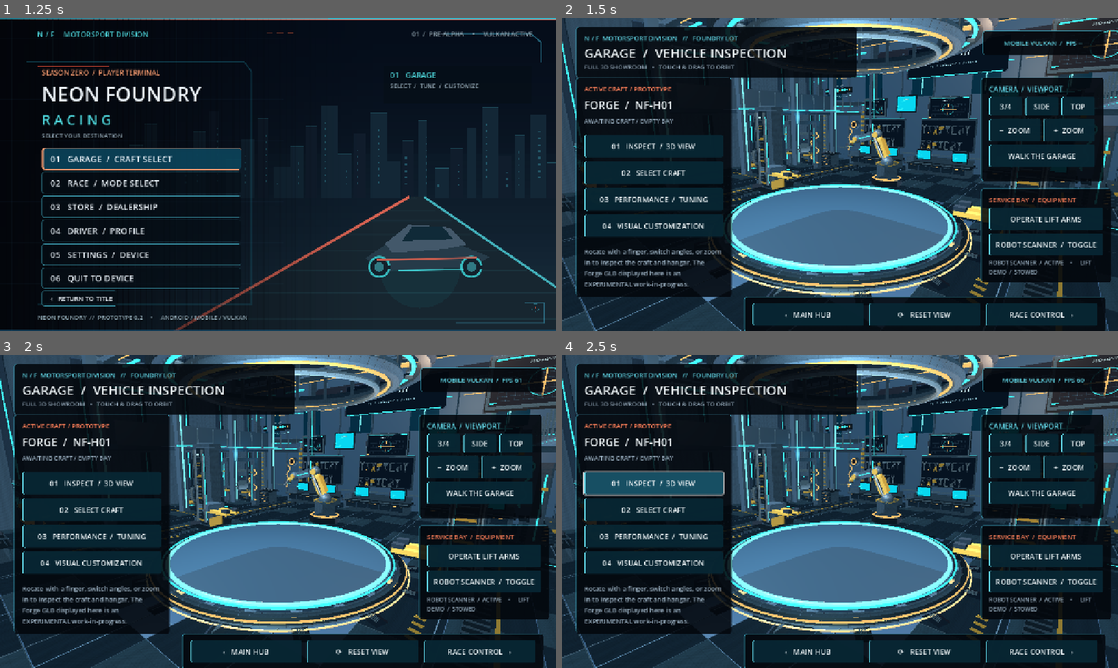
Above: before the commit, frames 1-4 (two rows, left to right).
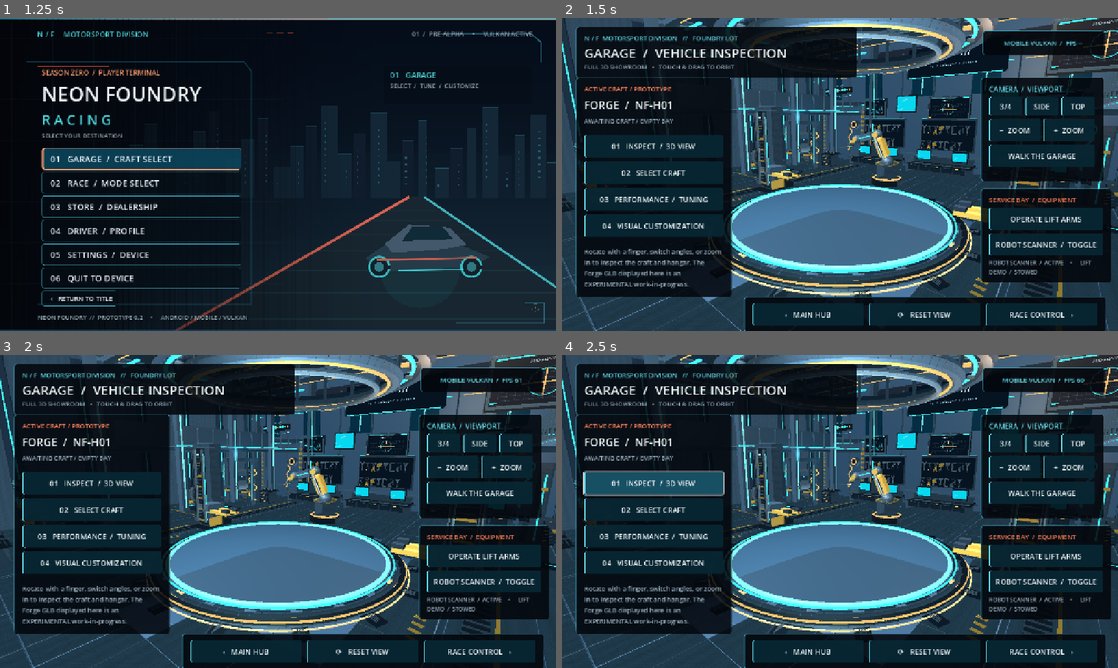
Above: after the commit, the same moments.

Repository: tpylman90-ctrl/NeonFoundry-Racing
Game: Godot game, scene res://scenes/title_menu.tscn
Same seed, same stepped clock (60 frames per second), same inputs: the game is played once before the commit and once after it.
Inputs:
- Up to frame 1 (1.25 s): click "›› ENTER THE FOUNDRY" at 0.5 s
- Up to frame 2 (1.5 s): click "01 GARAGE / CRAFT SELECT" at 1.25 s
- Up to frame 3 (2 s): no input
- Up to frame 4 (2.5 s): click "01 INSPECT / 3D VIEW" at 2 s

Frame 1 is identical in both runs. In frame 2, 3.0% of the frame differs, in the area x 0-100%, y 44-100%; in frame 3, 3.0%; in frame 4, 3.0%.

Commit message:
Correct floor material layout: keep worn painted metal off epoxy tiles

Diff:
--- a/game/scripts/garage_workshop.gd
+++ b/game/scripts/garage_workshop.gd
@@ -275,8 +275,13 @@
 			var cz := float(z) * 2.42 - 3.0
 			if Vector2(cx, cz).length() < 6.72:
 				continue
-			_box(FLOOR if (x + z) % 3 == 0 else GRAPHITE,
-				Vector3(cx, -0.073, cz), Vector3(2.325, 0.018, 2.395))
+			_box(FLOOR, Vector3(cx, -0.073, cz),
+				Vector3(2.325, 0.018, 2.395))
+			# The scratched painted-metal shader belongs on localized hardware,
+			# not on two thirds of the main glossy epoxy floor tiles.
+			if (x + z) % 11 == 0:
+				_box(TRIM, Vector3(cx, -0.048, cz - 0.90),
+					Vector3(1.65, 0.018, 0.035))
 			if x % 3 == 0:
 				_box(TRIM, Vector3(cx - 1.16, -0.056, cz), Vector3(0.014, 0.009, 2.38))
 			if z % 3 == 0:
